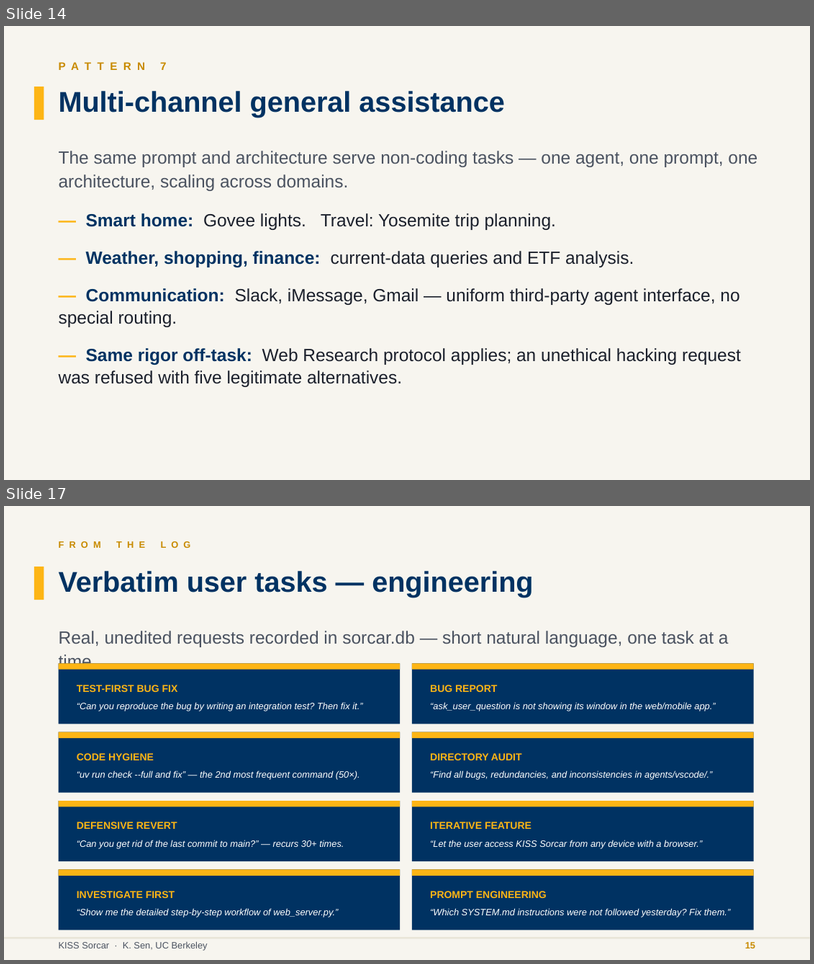
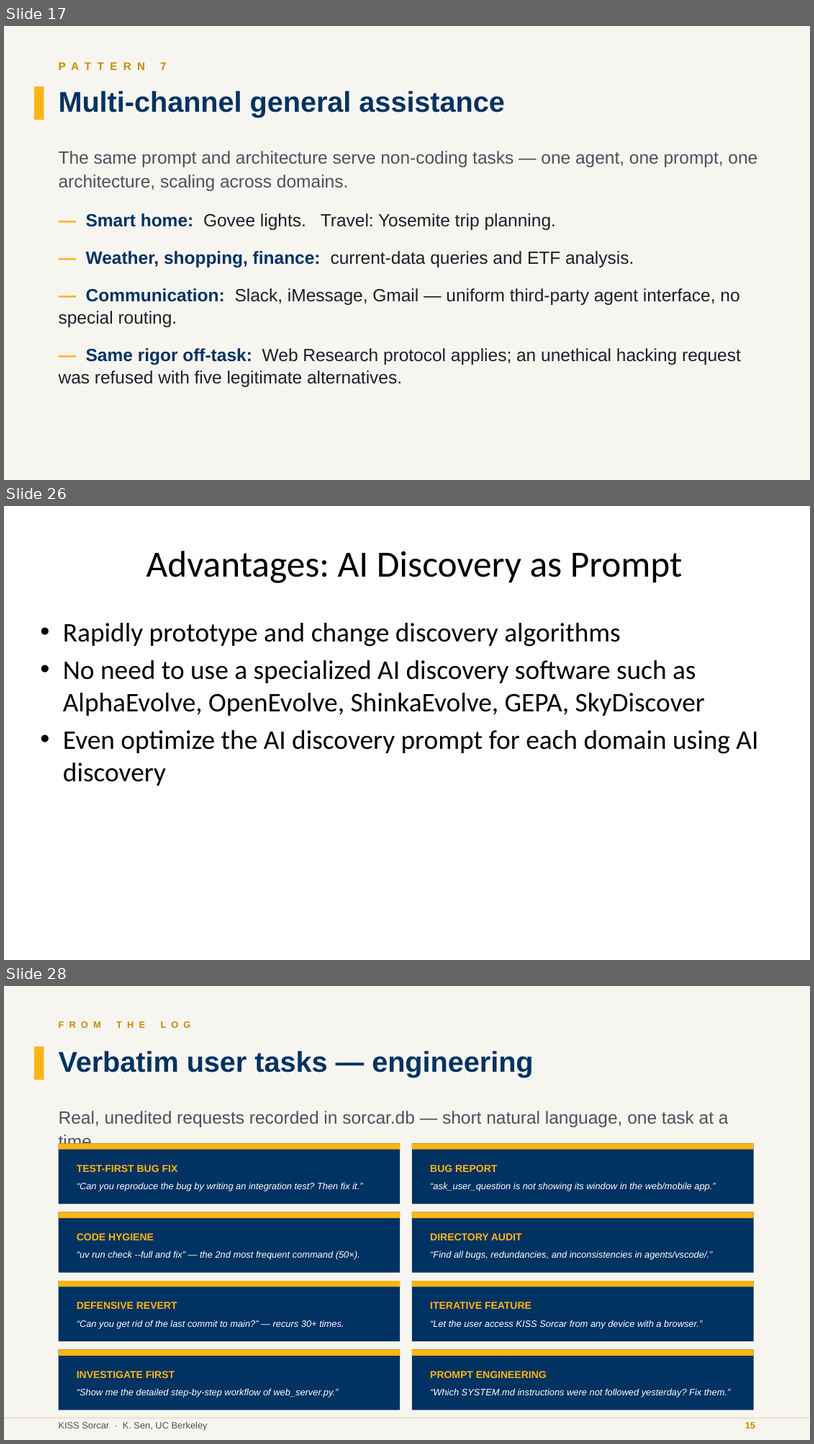
Before and after one commit to ksenxx/kiss_ai, a slide deck: papers/sekisssorcar/se_kiss_sorcar_slides.pptx. Shown one above the other, each under a label of ours: slides 14 and 17 before the commit, slides 17, 26 and 28 after it; the slides between them are not shown. The pictures are 814x964 and 814x1444 pixels, drawn with LibreOffice and Linux fonts; fonts in the diff are those of the drawing. Boxes give left, top, right and bottom in pixels: in the first picture for what was removed or moved away, otherwise in the second. Text is boxed around its words. In the diff, an @@ line names an element or a change of style, - is before the commit and + after.

```diff
--- a/papers/sekisssorcar/se_kiss_sorcar_slides.pptx
+++ b/papers/sekisssorcar/se_kiss_sorcar_slides.pptx
@@ slide 26 added at [4, 506, 810, 960], background #FFFFFF @@
@@ title added at [147, 551, 682, 583], 44 pt, text #000000 @@
+Advantages: AI Discovery as Prompt
@@ text added at [63, 623, 759, 785], 32 pt, text #000000 @@
+• Rapidly prototype and change discovery algorithms
+• No need to use a specialized AI discovery software such as AlphaEvolve, OpenEvolve, ShinkaEvolve, GEPA, SkyDiscover
+• Even optimize the AI discovery prompt for each domain using AI discovery
@@ what was slide 14 is now slide 17 @@
@@ what was slide 17 is now slide 28 @@
```
Also in this commit, not shown: 7 slides changed, 7 other slides added, 1 other file.
